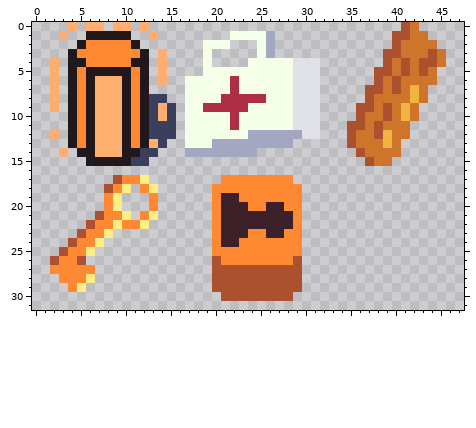
Pixel-art file -- Concept/propts.aseprite. The picture above was drawn from the file before the commit.
48x32 pixels, 1 frame.
After the commit:
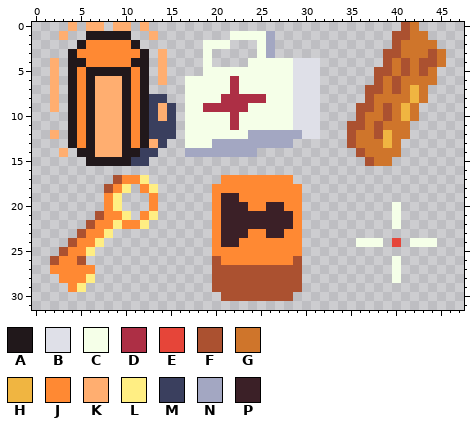
Palette (. is transparent): A #21181b  B #dfe0e8  C #f5ffe8  D #ad2f45  E #e64539  F #ab5130  G #cf752b  H #f0b541  J #ff8933  K #ffae70  L #ffee83  M #3a3f5e  N #a3a7c2  P #3b2027
Commit: cursor mouse sprite
Edits made:
Changed rows in their new state; - is an unchanged pixel.
first column x 36:
20 ----C----
21 ----C----
22 ----C----
24 CCC-E-CCC
26 ----C----
27 ----C----
28 ----C----
